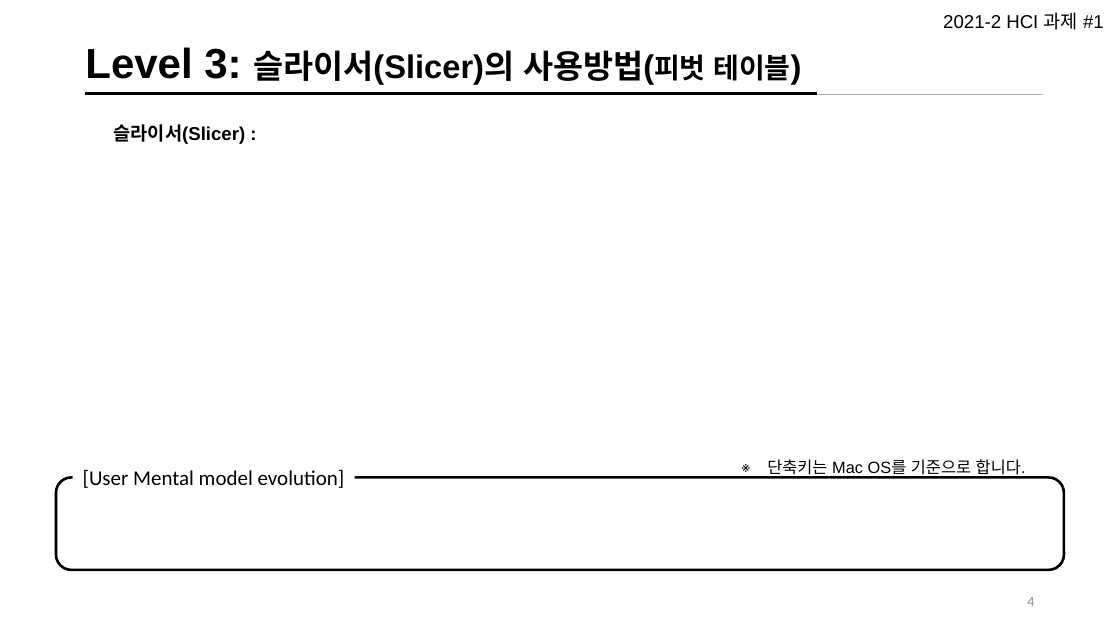
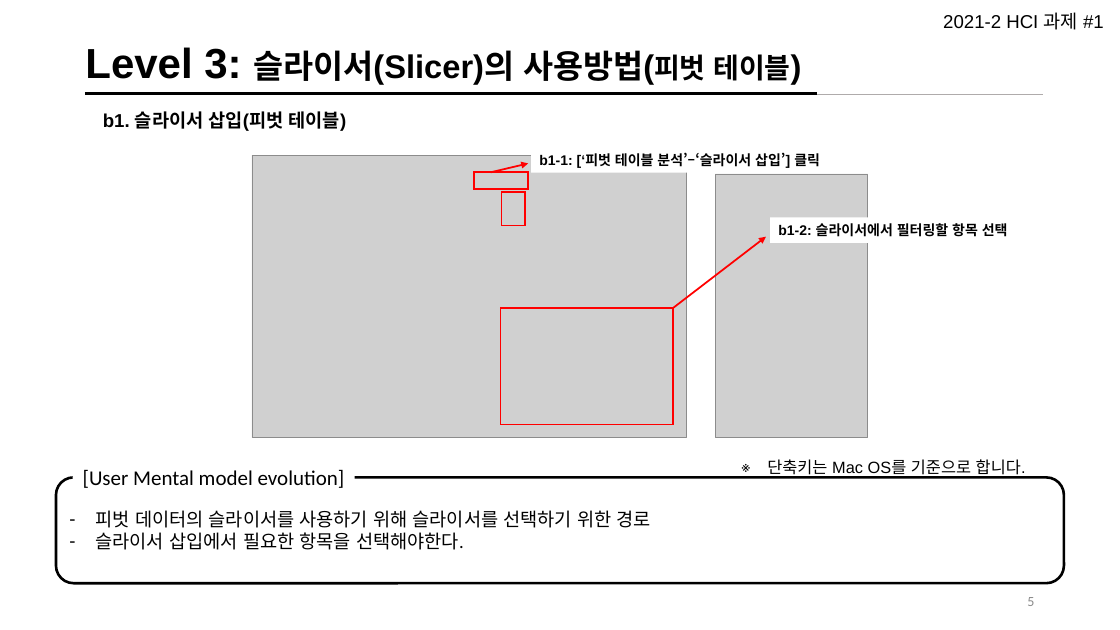
Before and after one commit to Jeeseob/homework2021-2, a slide deck: slide 6 of user-interface/week3/UI_Mental Model_김지섭.pptx (slide 5 before the commit). Drawn at 1120x630 pixels with LibreOffice and Linux fonts; fonts in the diff are those of the drawing; grey boxes stand for pictures. Boxes give left, top, right and bottom in pixels: in the first picture for what was removed or moved away, otherwise in the second. Text is boxed around its words. In the diff, an @@ line names an element or a change of style, - is before the commit and + after.

```diff
--- a/user-interface/week3/UI_Mental Model_김지섭.pptx
+++ b/user-interface/week3/UI_Mental Model_김지섭.pptx
@@ text at (x1=103, y1=111, x2=347, y2=131): text changed @@
-슬라이서(Slicer) :
+b1. 슬라이서 삽입(피벗 테이블)
@@ picture added at (x1=252, y1=155, x2=686, y2=438) @@
@@ group added at (x1=475, y1=147, x2=860, y2=225): 3 rectangles, 1 arrow @@
+b1-1: [‘피벗 테이블 분석’–‘슬라이서 삽입’] 클릭
@@ picture added at (x1=716, y1=174, x2=869, y2=438) @@
@@ arrow added from (674, 308) to (766, 237), #FF0000 1.5 pt @@
@@ rectangle added at (x1=770, y1=218, x2=1040, y2=243), fill #FFFFFF, 12 pt, text #000000, bold @@
+b1-2: 슬라이서에서 필터링할 항목 선택
@@ rectangle added at (x1=501, y1=308, x2=674, y2=424), outline #FF0000 1.5 pt @@
@@ rounded rectangle removed at (x1=56, y1=477, x2=1065, y2=570) @@
@@ rounded rectangle added at (x1=56, y1=477, x2=1065, y2=583), fill #FFFFFF, outline #000000 2.25 pt, 16 pt, text #000000 @@
+– 피벗 데이터의 슬라이서를 사용하기 위해 슬라이서를 선택하기 위한 경로
+– 슬라이서 삽입에서 필요한 항목을 선택해야한다.
@@ page number at (x1=1027, y1=597, x2=1034, y2=606): text changed @@
-4
+5
```
Also in this commit, not shown: 10 other slides changed, 1 slide added, 2 slides removed, 5 other files.
